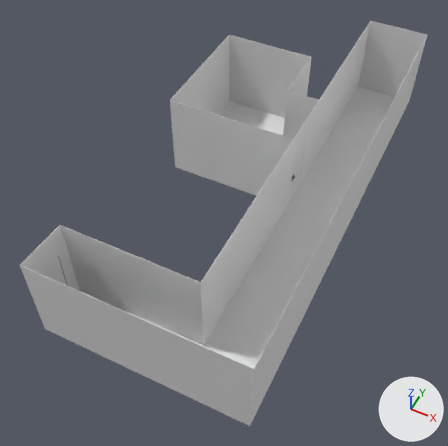
Two versions of the Blender file RightTime/Assets/Models/Envi_001.blend, one commit apart.
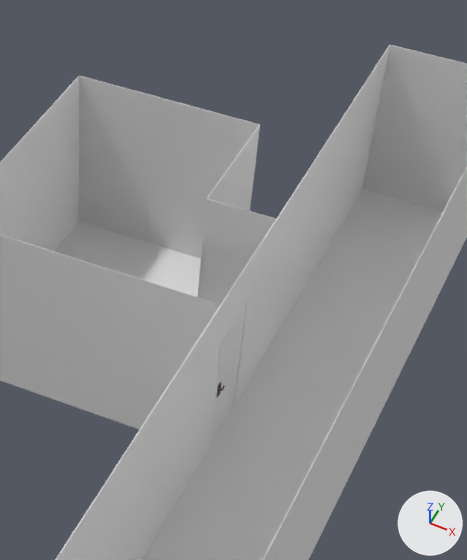
Each version is shown whole from a 50 mm camera at (4.24, -13.85, 14.19) aimed at (-1.47, -2.43, -0.08), then close up on the part from 43% to 91% of the width and 0% to 57% of the height. Lighting does not change. The marker at lower right points along +X, +Y and +Z.

The first close-up shows 'Door_001', 'Door_001.001', 'House_001_ground', 'House_001_wall'.
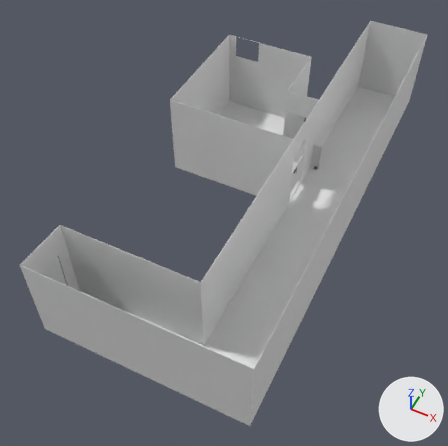
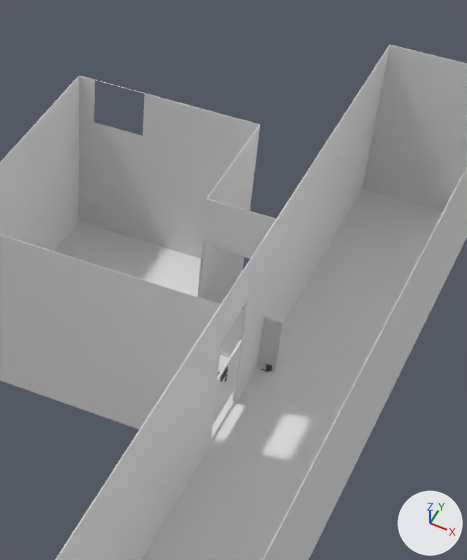
Edits to the scene script, one JSON object a line:
```json
{"block": "me_cube_002", "where": "me_cube_002.from_pydata(...)  # 96 vertices, 86 faces; spans x -0.08..0.05, y 0.05..0.95, z 0.04..1.96"}
{"block": "me_cube_002", "where": "# used by ob_door_001; location = (0.03, 1.03, 0.0); rotation_euler = (0.0, 0.0, 1.571), in degrees (0, 0, 90); scale = (1.0, 1.08, 1.0)"}
{"block": "me_cube_002", "change": "me_cube_002 part 1: the whole mesh is moved by (0.01, -0.3, -0.99)"}
{"block": "me_cube", "where": "me_cube.from_pydata(...)  # 108 vertices, 96 faces, 4 loose edges; spans x -4.0..2.0, y -8.0..6.03, z 0.0..2.75"}
{"block": "me_cube", "where": "# used by ob_house_001_wall; location = (0.0, 0.0, 0.0)"}
{"block": "me_cube", "where": "# verts and faces of me_cube; kept vertices keep their numbers, new ones are numbered from 108"}
{"block": "me_cube", "where": "# before: 25 (-4.0, 3.02, 0.0) at pixel (78, 220), 26 (-4.0, 3.02, 2.75) at pixel (79, 75), 27 (-4.0, 3.02, 2.0) at pixel (78, 117), 28 (-1.02, 3.02, 2.75) at pixel (260, 124), 29 (-1.02, 3.02, 0.0)"}
{"block": "me_cube", "where": "# before: 30 (-1.02, 3.02, 2.0) at pixel (255, 167), 79 (-3.99, 3.01, 0.0) at pixel (78, 221), 80 (-3.99, 3.01, 2.75) at pixel (79, 76), 81 (-3.99, 3.01, 2.0) at pixel (79, 118), 82 (-1.03, 3.01, 2.75) at pixel (259, 124)"}
{"block": "me_cube", "where": "# before: 83 (-1.03, 3.01, 0.0), 84 (-1.03, 3.01, 2.0) at pixel (254, 167)"}
{"block": "me_cube", "change": "me_cube part 2"}
{"op": "add", "block": "me_cube", "code": "delete_faces([(26, 28, 30, 27), (25, 27, 30, 29), (80, 81, 84, 82), (79, 83, 84, 81), (26, 80, 82, 28)])"}
{"op": "add", "block": "me_cube", "code": "for new, old in zip([*range(108, 112)], [26, 27, 80, 81]): verts[new] = verts[old] + (0.27, 0.0, 0.0)"}
{"op": "add", "block": "me_cube", "code": "verts[112] = (-2.89, 3.02, 2.75)  # pixel (144, 93)"}
{"op": "add", "block": "me_cube", "code": "verts[113] = (-2.89, 3.01, 2.75)  # pixel (144, 93)"}
{"op": "add", "block": "me_cube", "code": "verts[114] = (-2.89, 3.02, 2.0)  # pixel (142, 135)"}
{"op": "add", "block": "me_cube", "code": "verts[115] = (-2.89, 3.01, 2.0)  # pixel (142, 136)"}
{"op": "add", "block": "me_cube", "code": "faces += [(25, 27, 109, 114, 30, 29), (82, 113, 115, 84), (79, 83, 84, 115, 111, 81), (28, 30, 114, 112), (26, 108, 109, 27), (80, 81, 111, 110)]"}
{"op": "add", "block": "me_cube", "code": "faces += [(108, 110, 113, 112), (28, 112, 113, 82), (26, 80, 110, 108)]"}
{"op": "add", "block": "me_cube_006", "code": ["me_cube_006 = bpy.data.meshes.new('Cube.006')", "me_cube_006.from_pydata(...)  # 96 vertices, 86 faces; spans x -0.06..0.07, y -0.96..0.96, z 0.0..0.9", "# faces by material slot: [42, 44]", "me_cube_006.materials.append(mat_door_hand)  # dark grey #695d5d", "me_cube_006.materials.append(mat_door_wall)  # white #e7e7e7"]}
{"op": "set", "path": "ob_door_001_001", "old": "bpy.data.objects.new('Door_001.001', me_cube_002)", "new": "bpy.data.objects.new('Door_001.001', me_cube_006)"}
{"op": "set", "path": "ob_door_001_001.location", "old": "(0.0, -0.84, 0.0)", "new": "(-0.01, -0.53, 0.35)"}
```

Location of each change, (x1, y1, x2, y2) in pixels of the close-ups (467 x 560 px; the box of a moved part takes in the faces that stretch with it):
```json
{"object": "Door_001", "change": "mesh moved", "before": [200, 245, 250, 304], "after": [220, 309, 283, 372]}
{"object": "Door_001.001", "change": "reshaped, moved", "before": [211, 304, 246, 439], "after": [212, 340, 242, 426]}
{"part": 1, "of": "me_cube_002", "change": "moved or reshaped", "before": [202, 256, 250, 439], "after": [220, 309, 283, 372]}
{"part": 2, "of": "me_cube", "change": "built on", "before": [78, 76, 260, 259], "after": [78, 76, 260, 259]}
```
